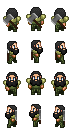
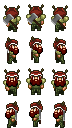
Before/after of a w=72, h=128 layered artwork. What changed in the layer stack:
added layer "helmet" above "hair-black" over [4, 4, 68, 114]
hid "hair-black" over [6, 7, 66, 115]
showed "hair-brown" over [6, 7, 66, 115]
hid "eyes-blue" over [9, 44, 63, 112]
showed "eyes-brown" over [9, 44, 63, 112]
hid "beard-black-alt" over [5, 45, 67, 118]
added layer "beard-brown-alt" above "beard-brown" over [5, 45, 67, 118]
